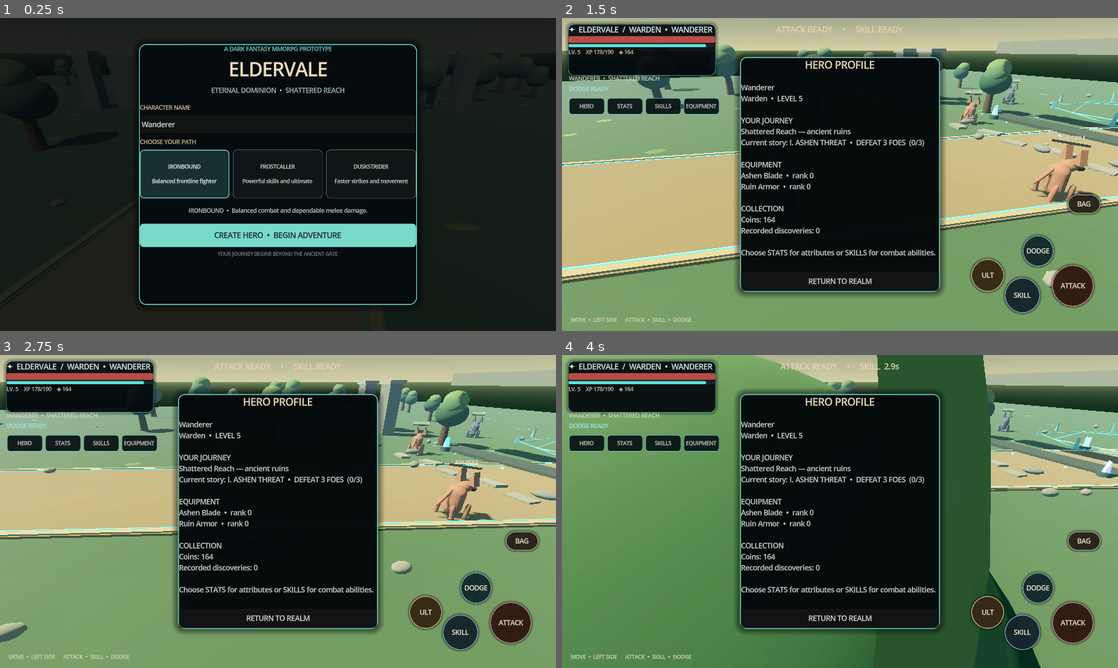
Above: before the commit, frames 1-4 (two rows, left to right).
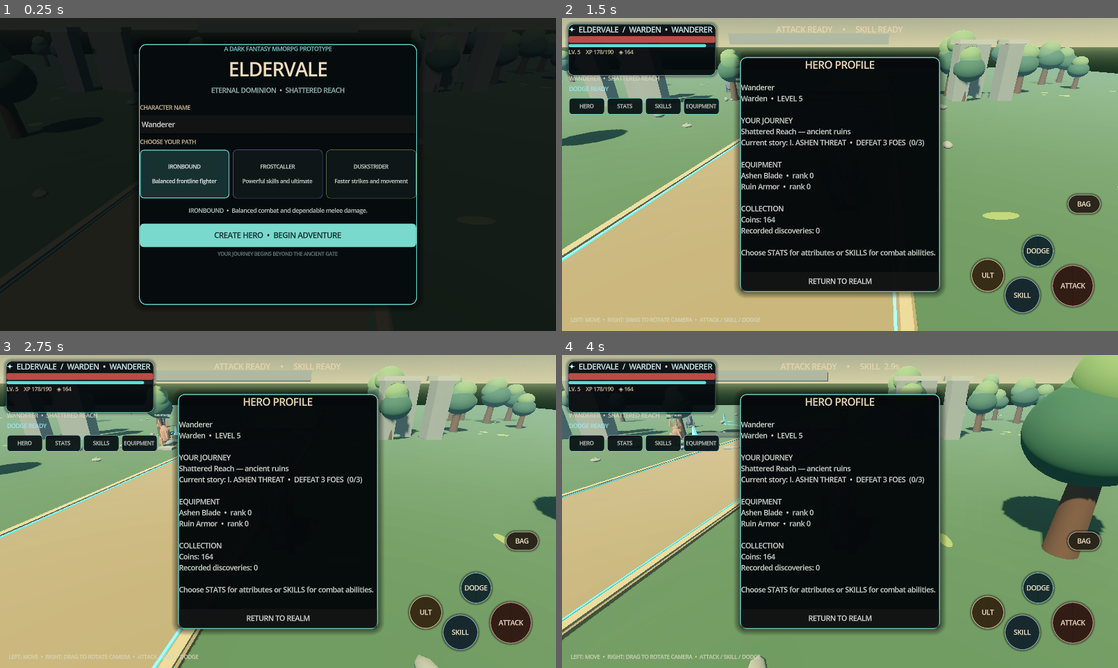
Above: after the commit, the same moments.

Repository: filesgloom-png/ELDERVALE
Game: Godot game, scene res://scenes/main_3d.tscn
Two runs of this game, one before a commit and one after it. Both use one fixed random seed, a clock stepped at 60 frames per second and the inputs below.
Inputs (mouse positions are in pixels of both pictures, inside the frame that each line leads up to):
- Up to frame 1 (0.25 s): no input
- Up to frame 2 (1.5 s): click "CREATE HERO • BEGIN ADVENTURE" at 0.5 s; tap Enter (ui_accept) at 1.25 s; move the mouse to (962, 158) at 1.27 s; hold Right (ui_right) from 1.28 s (still down); tap Q at 1.35 s; click (962, 158) at 1.42 s
- Up to frame 3 (2.75 s): tap Enter (ui_accept) at 1.52 s; release Right (ui_right) at 2 s; drag from (166, 527) to (250, 574) at 2.02 s
- Up to frame 4 (4 s): move the mouse to (895, 442) at 2.77 s; hold Right (ui_right) 2.78-3.5 s; tap F at 2.85 s; drag from (812, 574) to (673, 464) at 3.52 s

The runs differ from the first frame. In frame 1, less than 0.1% of the frame differs, in the area x 1-85%, y 9-12%; in frame 2, 34%; in frame 3, 33%; in frame 4, 54%, in the area x 0-100%, y 0-100%.

Commit message:
fix: stabilize third-person camera and mobile movement controls

Diff:
--- a/scripts/main_3d.gd
+++ b/scripts/main_3d.gd
@@ -8,6 +8,10 @@
 const WORLD_LIMIT := 42.0
 var player: Node3D
 var camera: Camera3D
+var camera_yaw := 0.0
+var camera_pitch := deg_to_rad(-24.0)
+var camera_touch_index := -1
+var camera_touch_last := Vector2.ZERO
 var move_input := Vector2.ZERO
 var touch_origin := Vector2.ZERO
 var touch_index := -1
@@ -691,10 +695,12 @@
 	camera.position = Vector3(0, 4.8, 7.4)
 	camera.rotation_degrees = Vector3(-28, 0, 0)
 	camera.current = true
-	player.add_child(camera)
-	camera.position = Vector3(0, 4.8, 7.4)
-	camera.rotation = Vector3(deg_to_rad(-25), 0, 0)
-	camera.fov = 62.0
+	add_child(camera)
+	camera.position = player.global_position + Vector3(0, 4.8, 7.4)
+	camera.rotation = Vector3(camera_pitch, 0, 0)
+	camera.fov = 58.0
+	camera.global_position = player.global_position + Vector3(0, 4.8, 7.4)
+	camera.look_at(player.global_position + Vector3(0, 1.0, 0), Vector3.UP)
 	_refresh_equipment_visuals()
 
 func _base_class_hp() -> int:
@@ -1219,7 +1225,7 @@
 	var help := Label.new()
 	help.name = "MobileControlHelp"
 	help.position = Vector2(24, 650)
-	help.text = "MOVE  •  LEFT SIDE      ATTACK  •  SKILL  •  DODGE"
+	help.text = "LEFT: MOVE  •  RIGHT: DRAG TO ROTATE CAMERA  •  ATTACK / SKILL / DODGE"
 	help.add_theme_font_size_override("font_size", 12)
 	help.add_theme_color_override("font_color", Color("#d7d6c0"))
 	layer.add_child(help)
@@ -1542,16 +1548,29 @@
 			KEY_W, KEY_S, KEY_UP, KEY_DOWN: move_input.y = 0
 			KEY_A, KEY_D, KEY_LEFT, KEY_RIGHT: move_input.x = 0
 	elif event is InputEventScreenTouch:
-		if event.pressed and event.position.x < get_viewport().get_visible_rect().size.x * 0.38 and event.position.y > get_viewport().get_visible_rect().size.y * 0.48:
+		var viewport_size := get_viewport().get_visible_rect().size
+		if event.pressed and event.position.x < viewport_size.x * 0.42 and event.position.y > viewport_size.y * 0.42 and touch_index == -1:
 			touch_index = event.index
 			touch_origin = event.position
 			move_input = Vector2.ZERO
-		elif not event.pressed and event.index == touch_index:
-			touch_index = -1
-			move_input = Vector2.ZERO
-	elif event is InputEventScreenDrag and event.index == touch_index:
-		var drag_delta: Vector2 = event.position - touch_origin
-		move_input = Vector2(clampf(drag_delta.x / 70.0, -1.0, 1.0), clampf(drag_delta.y / 70.0, -1.0, 1.0))
+		elif event.pressed and event.position.x > viewport_size.x * 0.58 and camera_touch_index == -1:
+			camera_touch_index = event.index
+			camera_touch_last = event.position
+		elif not event.pressed:
+			if event.index == touch_index:
+				touch_index = -1
+				move_input = Vector2.ZERO
+			if event.index == camera_touch_index:
+				camera_touch_index = -1
+	elif event is InputEventScreenDrag:
+		if event.index == touch_index:
+			var drag_delta: Vector2 = event.position - touch_origin
+			move_input = Vector2(clampf(drag_delta.x / 62.0, -1.0, 1.0), clampf(drag_delta.y / 62.0, -1.0, 1.0))
+		elif event.index == camera_touch_index:
+			var camera_drag: Vector2 = event.position - camera_touch_last
+			camera_touch_last = event.position
+			camera_yaw = wrapf(camera_yaw - camera_drag.x * 0.008, -PI, PI)
+			camera_pitch = clampf(camera_pitch - camera_drag.y * 0.0045, deg_to_rad(-38.0), deg_to_rad(-12.0))
 
 func _process(delta: float) -> void:
 	if not game_started:
@@ -1621,15 +1640,22 @@
 		enemy_legs[i].rotation.x = sin(animation_time * 7.0 + float(i % 4) * PI * 0.5) * 0.16
 	for i in range(enemy_tails.size()):
 		enemy_tails[i].rotation.x = -0.8 + sin(animation_time * 3.2 + float(i)) * 0.12
-	if input_dir.length_squared() > 0.01:
-		var direction := Vector3(input_dir.x, 0, input_dir.y)
+	var camera_forward := Vector3(-sin(camera_yaw), 0.0, -cos(camera_yaw))
+	var camera_right := Vector3(cos(camera_yaw), 0.0, -sin(camera_yaw))
+	var direction := (camera_right * input_dir.x) + (camera_forward * -input_dir.y)
+	if direction.length_squared() > 1.0:
+		direction = direction.normalized()
+	if direction.length_squared() > 0.01:
 		player.position += direction * move_speed * delta
 		player.position.x = clampf(player.position.x, -WORLD_LIMIT, WORLD_LIMIT)
 		player.position.z = clampf(player.position.z, -WORLD_LIMIT, WORLD_LIMIT)
-		player.rotation.y = lerp_angle(player.rotation.y, atan2(direction.x, direction.z), minf(1.0, delta * 10.0))
-		camera.position = camera.position.lerp(Vector3(0, 4.8, 7.4), minf(1.0, delta * 4.0))
-		camera.rotation.x = lerp(camera.rotation.x, deg_to_rad(-25), minf(1.0, delta * 4.0))
-	camera.look_at(player.position + Vector3(0, 1.0, -2.0), Vector3.UP)
+		var target_yaw := atan2(-direction.x, -direction.z)
+		player.rotation.y = lerp_angle(player.rotation.y, target_yaw, minf(1.0, delta * 10.0))
+	var camera_offset := Vector3(sin(camera_yaw) * 7.4, 4.4, cos(camera_yaw) * 7.4)
+	var camera_target := player.global_position + camera_offset
+	camera.global_position = camera.global_position.lerp(camera_target, minf(1.0, delta * 6.0))
+	camera.rotation.x = camera_pitch
+	camera.look_at(player.global_position + Vector3(0, 1.05, 0), Vector3.UP)
 	for i in range(enemies.size()):
 		var enemy := enemies[i]
 		if not is_instance_valid(enemy): continue
